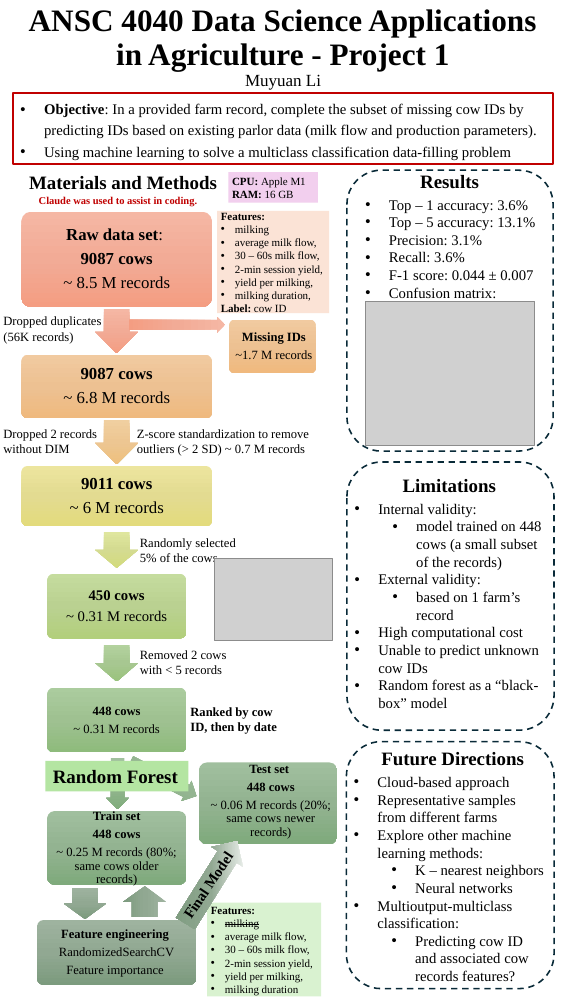
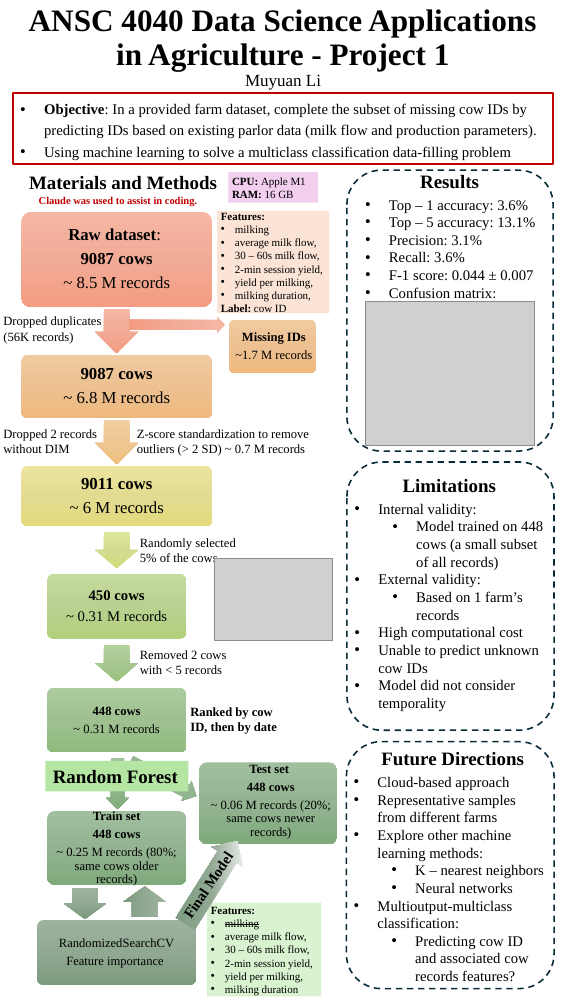
Before and after one commit to muyuanlidvm/ANSC-6040-Project-1, a slide deck: slide 1 of Project1_ML.pptx. Drawn at 567x1008 pixels with LibreOffice and Linux fonts; fonts in the diff are those of the drawing; grey boxes stand for pictures. Boxes give left, top, right and bottom in pixels: in the first picture for what was removed or moved away, otherwise in the second. Text is boxed around its words. In the diff, an @@ line names an element or a change of style, - is before the commit and + after.

Commit message:
updated ppt

```diff
--- a/Project1_ML.pptx
+++ b/Project1_ML.pptx
@@ text in rectangle at <box>44,103,537,138</box>: text changed @@
-• Objective: In a provided farm record, complete the subset of missing cow IDs by predicting IDs based on existing parlor data (milk flow and production parameters).
+• Objective: In a provided farm dataset, complete the subset of missing cow IDs by predicting IDs based on existing parlor data (milk flow and production parameters).
@@ text at <box>68,228,161,241</box>: spaces changed @@
-Raw data set:
+Raw dataset:
@@ text at <box>416,520,543,570</box>: text changed @@
-  • model trained on 448 cows (a small subset of the records)
+  • Model trained on 448 cows (a small subset of all records)
@@ text at <box>416,591,523,620</box>: text changed @@
-  • based on 1 farm’s record
+  • Based on 1 farm’s records
@@ text at <box>378,679,515,711</box>: text changed @@
-• Random forest as a “black-box” model
+• Model did not consider temporality
@@ text at <box>61,929,169,941</box>: paragraph removed @@
-Feature engineering
```
